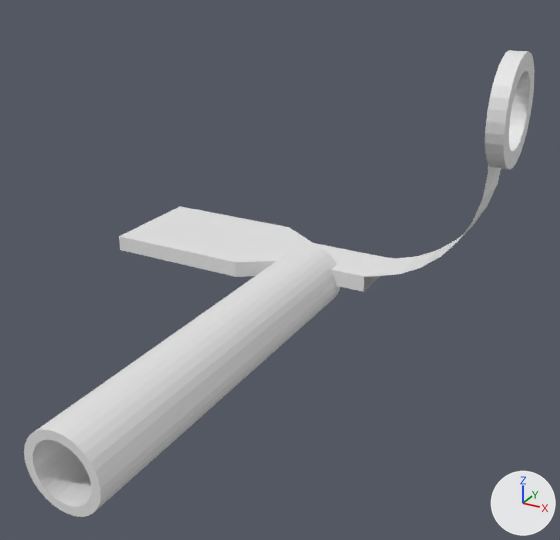
Renders of the Blender file 3course1semestr/VRAR/project.blend from each side of a commit.
One viewpoint serves both versions: a camera (50 mm lens) standing at (0.8, -2.47, 1.2) and looking at (-0.25, -0.56, 0.25). Lighting does not change. The marker at lower right points along +X, +Y and +Z. The same objects are shown in both versions, whatever each file hides.

Script lines for the objects in view, before the commit:
```python
me_cube_002 = bpy.data.meshes.new('Cube.002')
me_cube_002.from_pydata(...)  # 366 vertices, 296 faces; spans x -1.0..1.0, y -1.0..1.0, z -27.7..1.0
me_cylinder = bpy.data.meshes.new('Cylinder')
me_cylinder.from_pydata(...)  # 160 vertices, 160 faces; spans x -0.122..0.122, y -0.122..0.122, z -0.673..0.673
ob_cube = bpy.data.objects.new('Cube', me_cube_002)
ob_cube.location = (-0.436, 0.0, 0.034)
ob_cube.scale = (-0.752, -0.212, -0.03)
ob_cylinder = bpy.data.objects.new('Cylinder', me_cylinder)
ob_cylinder.location = (-0.394, -0.722, 0.0)
ob_cylinder.rotation_euler = (1.572, -0.168, -3.142)  # degrees (90, -9.6, -180)
```
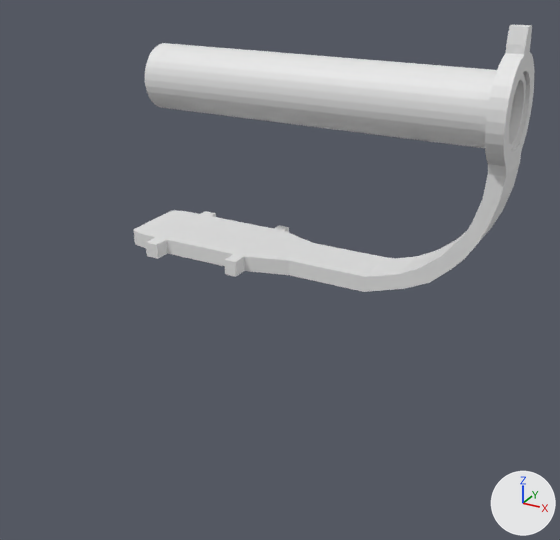
What differs and where, as boxes (x1, y1, x2, y2) in the pictures (560 x 540 px):
'Cylinder', moved, turned
    before: (24, 245, 340, 517)
    after: (145, 43, 526, 149)
'Cube', reshaped (10% taller)
    before: (119, 50, 535, 292)
    after: (134, 25, 535, 292)
part 1 of me_cube_002, built on
    before: (119, 50, 528, 277)
    after: (134, 25, 532, 292)

The change, as a diff of the scene's bpy script:
```diff
--- a/3course1semestr/VRAR/project.blend.py
+++ b/3course1semestr/VRAR/project.blend.py
@@ me_cube_002 @@
 # used by ob_cube; location = (-0.436, 0.0, 0.034); scale = (-0.752, -0.212, -0.03)
-me_cube_002.from_pydata(...)  # 366 vertices, 296 faces; spans x -1.0..1.0, y -1.0..1.0, z -27.7..1.0
+me_cube_002.from_pydata(...)  # 380 vertices, 380 faces, 1 loose edge; spans x -1.0..1.0, y -1.0..1.0, z -30.2..1.0
+# me_cube_002 part 1
+# 81 vertices are removed from x -0.9..1.0, y -1.0..1.0, z -15.5..1.0
+# 165 faces are deleted
+# 14 vertices move from x -0.9..-0.5, y -0.4..0.5, z -12.7..-2.1 to x -1.0..-0.6, y -0.4..0.5, z -12.7..-0.4
+# 69 vertices are added at x -1.0..1.0, y -0.8..0.5, z -30.2..1.0
+# 14 new vertices lie (0.0, 0.0, 1.8) away from vertices in x -0.8..-0.4, y -0.4..0.5, z -10.0..-1.3
+# 7 new vertices lie (0.0, 0.0, 1.5) away from vertices in x -0.8, y -0.4..0.5, z -8.2
+# 5 new vertices lie (0.0, 0.0, -1.7) away from vertices in x -1.0..-0.9, y -0.1..0.2, z -28.5
+# 1 loose edge is added
+# 249 new faces join them
@@ ob_cylinder @@
 ob_cylinder = bpy.data.objects.new('Cylinder', me_cylinder)
-ob_cylinder.location = (-0.394, -0.722, 0.0)
-ob_cylinder.rotation_euler = (1.572, -0.168, -3.142)  # degrees (90, -9.6, -180)
+ob_cylinder.location = (-0.394, -0.007, 0.682)
+ob_cylinder.rotation_euler = (1.572, -0.168, -4.712)  # degrees (90, -9.6, -270)
```
